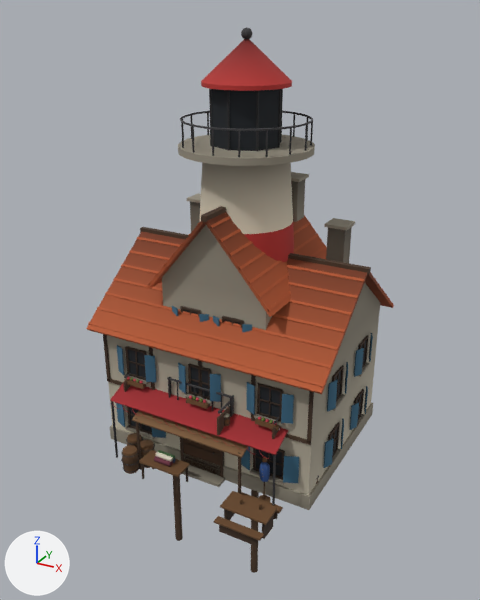
One commit to the glTF model assets/campos-dorados/modelos/pueblo.glb: the scene before it, then after it.
Both versions are drawn from a camera (50 mm lens) standing at (11.6, -21.6, 16.8) and looking at (-0.1, -0.4, 6.2). Every picture has the same lights, and +X, +Y and +Z are marked at lower left. The older version comes first. Where no turn or scale is listed for an object, it has been applied to the vertices.

Names of what the first picture shows: 'armeria_malla', 'casa_c_malla', 'faro_malla', 'muelle_malla', 'sastreria_malla', 'taberna_malla'.
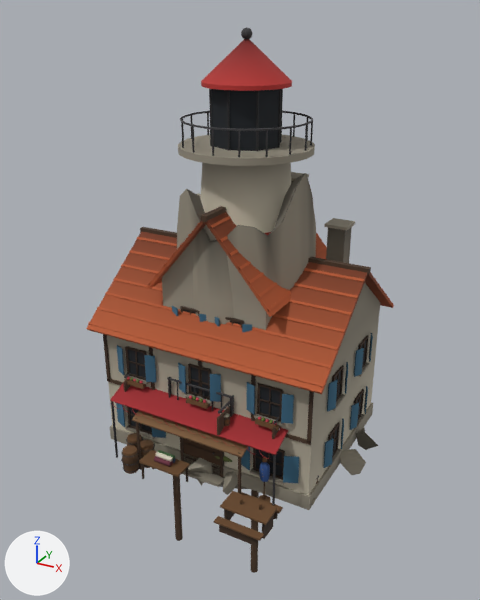
Location of each change, [x1, y1, x2, y2] in pixels of the pictures (480 x 600 px):
'torre_malla', added
    after: [156, 173, 378, 505]
    faces in mat_piedra: [156, 173, 378, 505]
    faces in mat_piedra_osc: [187, 173, 313, 489]

What changed in the scene script:
```text
Add mat_musgo:
    mat_musgo = bpy.data.materials.new('musgo')
    # nodes: BsdfPrincipled, Mix, OutputMaterial, VertexColor
    # colours: dark green #5d6a32, mixed with the vertex colours
Add mat_piedra_osc:
    mat_piedra_osc = bpy.data.materials.new('piedra_osc')
    # nodes: BsdfPrincipled, Mix, OutputMaterial, VertexColor
    # colours: dark grey #6e695e, mixed with the vertex colours
Add me_torre_malla:
    me_torre_malla.from_pydata(...)  # 954 vertices, 1712 faces; spans x -4.92..5.67, y -4.22..5.33, z -0.6..11.61
    # faces by material slot: [410, 542, 60, 700]
    me_torre_malla.materials.append(mat_piedra_osc)
    me_torre_malla.materials.append(mat_piedra)
    me_torre_malla.materials.append(mat_puerta)
    me_torre_malla.materials.append(mat_musgo)
Add ob_torre_malla:
    ob_torre_malla = bpy.data.objects.new('torre_malla', me_torre_malla)
    ob_torre_malla.location = (0.0, 0.0, 0.0)
```
